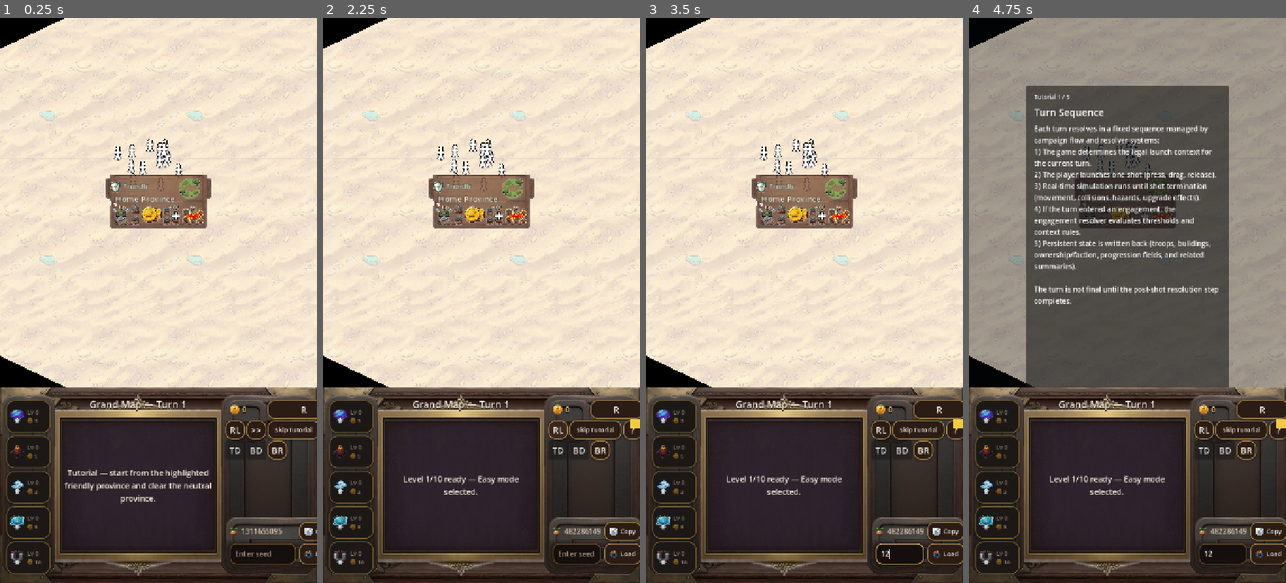
Above: before the commit, frames 1-4 (left to right).
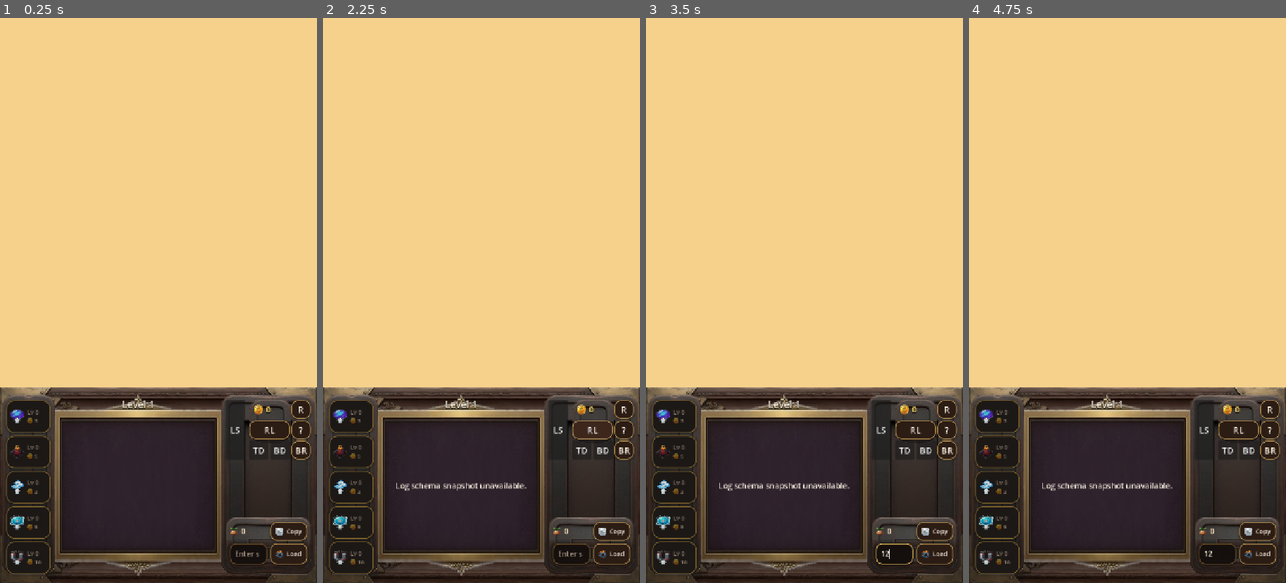
Above: after the commit, the same moments.

Repository: alocc911/aislingin
Game: Godot game, scene res://scenes/main.tscn
Same seed, same stepped clock (60 frames per second), same inputs: the game is played once before the commit and once after it.
Inputs (mouse positions are in pixels of both pictures, inside the frame that each line leads up to):
- Up to frame 1 (0.25 s): no input
- Up to frame 2 (2.25 s): click (557, 430) at 0.5 s, where only the run after the commit has a clickable "LS"; click "R" at 1.25 s; click "RL" at 2 s
- Up to frame 3 (3.5 s): click (899, 554) at 2.77 s; type "12" at 2.85 s
- Up to frame 4 (4.75 s): click "?" at 3.5 s; click "Replay Tutorial" at 4.25 s

The runs differ from the first frame. In frame 1, 68% of the frame differs, in the area x 0-100%, y 0-98%; in frame 2, 68%; in frame 3, 68%; in frame 4, 68%.
Error after the commit: Parse Error: Function "_faction_label_for_dump()" not found in base self. (res://scripts/Main.gd:588)

Commit message:
Expand live schema snapshot with before/delta/provenance fields

Diff:
--- a/scripts/Main.gd
+++ b/scripts/Main.gd
@@ -542,6 +542,131 @@
 	DisplayServer.clipboard_set(payload)
 
 
+
+
+
+
+func get_live_troop_log_schema_snapshot() -> Dictionary:
+	var snapshot_by_province: Dictionary = _capture_province_troop_snapshot()
+	var chosen_province_id: int = -1
+	var chosen: Dictionary = {}
+	for province_id_any in snapshot_by_province.keys():
+		var province_id: int = int(province_id_any)
+		var data: Dictionary = snapshot_by_province.get(province_id_any, {}) as Dictionary
+		if chosen_province_id == -1 or int(data.get("troops", 0)) > int(chosen.get("troops", 0)):
+			chosen_province_id = province_id
+			chosen = data
+
+	var active_boss_id: int = -1
+	var active_boss_faction_id: int = -1
+	if boss_system != null and boss_system.has_method("get_active_boss_ids"):
+		var ids_any: Variant = boss_system.call("get_active_boss_ids")
+		if ids_any is Array and not (ids_any as Array).is_empty():
+			active_boss_id = int((ids_any as Array)[0])
+	if active_boss_id >= 0 and boss_system != null and boss_system.has_method("get_boss_state"):
+		var boss_state_any: Variant = boss_system.call("get_boss_state", active_boss_id)
+		if boss_state_any is Dictionary:
+			active_boss_faction_id = int((boss_state_any as Dictionary).get("faction_id", -1))
+
+	var province_name: String = String(chosen.get("name", "n/a"))
+	var garrison: int = int(chosen.get("troops", 0))
+	var invading: int = int(chosen.get("invading_troops", 0))
+	var owner_faction_id: int = int(chosen.get("faction_id", 0))
+
+	var troop_buckets: Dictionary = {
+		"boss_core": null,
+		"garrison": garrison,
+		"resident_floor": null,
+		"invasion_pending": {
+			"aggregate": invading
+		},
+		"transit_out_reserved": null,
+		"transit_in_staged": null
+	}
+	var snapshot: Dictionary = {
+		"owner_faction_id": owner_faction_id,
+		"owner_label": _faction_label_for_dump(owner_faction_id),
+		"occupant_boss_id": active_boss_id,
+		"troop_buckets": troop_buckets,
+		"derived_totals": {
+			"defending_total": garrison,
+			"visible_total": garrison + invading
+		}
+	}
+
+	var now_unix: int = int(Time.get_unix_time_from_system())
+	var now_ticks: int = int(Time.get_ticks_msec())
+	var event_id: String = "live-%d" % now_ticks
+
+	return {
+		"schema_version": "troop-debug-v1",
+		"run_id": "runtime-%d" % now_unix,
+		"event_id": event_id,
+		"parent_event_id": null,
+		"correlation_id": "corr-live-%d-%d" % [turn_number, chosen_province_id],
+		"tick_id": _troop_debug_tick_counter,
+		"turn": turn_number,
+		"phase": String(_current_phase),
+		"subphase": "ui_snapshot",
+		"order_index": 0,
+		"event_type": "province_state_delta",
+		"ts_utc": Time.get_datetime_string_from_system(true, true),
+		"actor": {
+			"type": "boss" if active_boss_id >= 0 else "system",
+			"id": active_boss_id,
+			"faction_id": active_boss_faction_id
+		},
+		"province": {
+			"id": chosen_province_id,
+			"name": province_name,
+			"selection_reason": "max_visible_troops"
+		},
+		"bucket_definitions": {
+			"boss_core": "HP-linked boss troops",
+			"garrison": "province stationed troops",
+			"resident_floor": "minimum/static resident marker",
+			"invasion_pending": "pending invaders keyed by source",
+			"transit_out_reserved": "committed to outgoing moves this phase",
+			"transit_in_staged": "incoming staged pre-resolution"
+		},
+		"payload": {
+			"reason_code": "live_snapshot",
+			"before": snapshot.duplicate(true),
+			"delta": {
+				"troop_buckets": {
+					"boss_core": 0,
+					"garrison": 0,
+					"resident_floor": 0,
+					"invasion_pending": {},
+					"transit_out_reserved": 0,
+					"transit_in_staged": 0
+				},
+				"owner_faction_id": null
+			},
+			"provenance": [
+				{
+					"bucket": "garrison",
+					"delta": 0,
+					"source_type": "live_observation",
+					"source_entity": {"type": "system", "id": -1},
+					"source_province_id": chosen_province_id,
+					"source_event_id": event_id
+				}
+			],
+			"after": snapshot.duplicate(true),
+			"reconciliation": {
+				"did_reconciliation_run": false,
+				"reconciliation_event_id": null
+			},
+			"invariant_checks": [
+				{
+					"name": "no_negative_visible_totals",
+					"status": "pass",
+					"details": {"visible_total": garrison + invading}
+				}
+			]
+		}
+	}
 
 
 func _capture_province_troop_snapshot() -> Dictionary:
--- a/scripts/UIOverlay.gd
+++ b/scripts/UIOverlay.gd
@@ -231,6 +231,7 @@
 var _data_dump_btn: Button = null
 var _troop_debug_btn: Button = null
 var _friendly_boss_debug_btn: Button = null
+var _log_schema_btn: Button = null
 var _bug_report_backdrop: ColorRect = null
 var _bug_report_title_edit: LineEdit = null
 var _bug_report_expected_edit: TextEdit = null
@@ -287,6 +288,7 @@
 	_ensure_data_dump_button()
 	_ensure_troop_debug_button()
 	_ensure_friendly_boss_debug_button()
+	_ensure_log_schema_button()
 	_apply_bottom_bar_dashboard_layout()
 	_apply_bottom_bar_visual_style()
 	_apply_dashboard_icons()
@@ -315,6 +317,8 @@
 		_friendly_boss_debug_btn.pressed.connect(func(): emit_signal("friendly_boss_debug_dump_requested"))
 	if _troop_debug_btn:
 		_troop_debug_btn.pressed.connect(func(): emit_signal("troop_debug_dump_requested"))
+	if _log_schema_btn:
+		_log_schema_btn.pressed.connect(_on_log_schema_pressed)
 	_pause_btn.pressed.connect(func(): emit_signal("pause_pressed"))
 	_pause_btn.visible = false
 	_pause_btn.disabled = true
@@ -1069,6 +1073,7 @@
 	_apply_symbol_control_button(_data_dump_btn, "BR", "Bug Report")
 	_apply_symbol_control_button(_troop_debug_btn, "TD", "Troop Debug")
 	_apply_symbol_control_button(_friendly_boss_debug_btn, "BD", "Boss Debug")
+	_apply_symbol_control_button(_log_schema_btn, "LS", "Log Schema")
 	_apply_symbol_control_button(_help_btn, DASHBOARD_GLYPH_HELP, "Help")
 	_apply_symbol_control_button(_reopen_summary_btn, DASHBOARD_GLYPH_SUMMARY, "Summary")
 
@@ -1865,6 +1870,26 @@
 	_utility_block.add_child(_troop_debug_btn)
 	if _data_dump_btn != null and is_instance_valid(_data_dump_btn):
 		_utility_block.move_child(_troop_debug_btn, _data_dump_btn.get_index() + 1)
+
+
+
+func _ensure_log_schema_button() -> void:
+	if _utility_block == null:
+		return
+	if _log_schema_btn != null and is_instance_valid(_log_schema_btn):
+		return
+	var existing: Node = _utility_block.get_node_or_null("LogSchemaBtn")
+	if existing is Button:
+		_log_schema_btn = existing as Button
+		return
+	_log_schema_btn = Button.new()
+	_log_schema_btn.name = "LogSchemaBtn"
+	_log_schema_btn.text = "LS"
+	_log_schema_btn.focus_mode = Control.FOCUS_CLICK
+	_log_schema_btn.custom_minimum_size = Vector2(118, 0)
+	_utility_block.add_child(_log_schema_btn)
+	if _friendly_boss_debug_btn != null and is_instance_valid(_friendly_boss_debug_btn):
+		_utility_block.move_child(_log_schema_btn, _friendly_boss_debug_btn.get_index() + 1)
 
 
 func _connect_data_dump_button() -> void:
@@ -1976,6 +2001,19 @@
 	print("[BugReportFlow][UIOverlay] _on_data_dump_pressed invoked; emitting data_dump_requested.")
 	emit_signal("data_dump_requested")
 
+
+func _on_log_schema_pressed() -> void:
+	var live_payload: Dictionary = {}
+	var root: Node = get_tree().current_scene
+	if root != null and root.has_method("get_live_troop_log_schema_snapshot"):
+		live_payload = root.call("get_live_troop_log_schema_snapshot")
+	if live_payload.is_empty():
+		show_state_message("Log schema snapshot unavailable.")
+		return
+	DisplayServer.clipboard_set(JSON.stringify(live_payload, "	"))
+	show_state_message("Live log schema snapshot copied to clipboard.")
+
+
 func _format_campaign_upgrade_label(upgrade_type: String) -> String:
 	match upgrade_type:
 		"bigger":
Not shown, added: docs/lavond_troop_analysis.md
